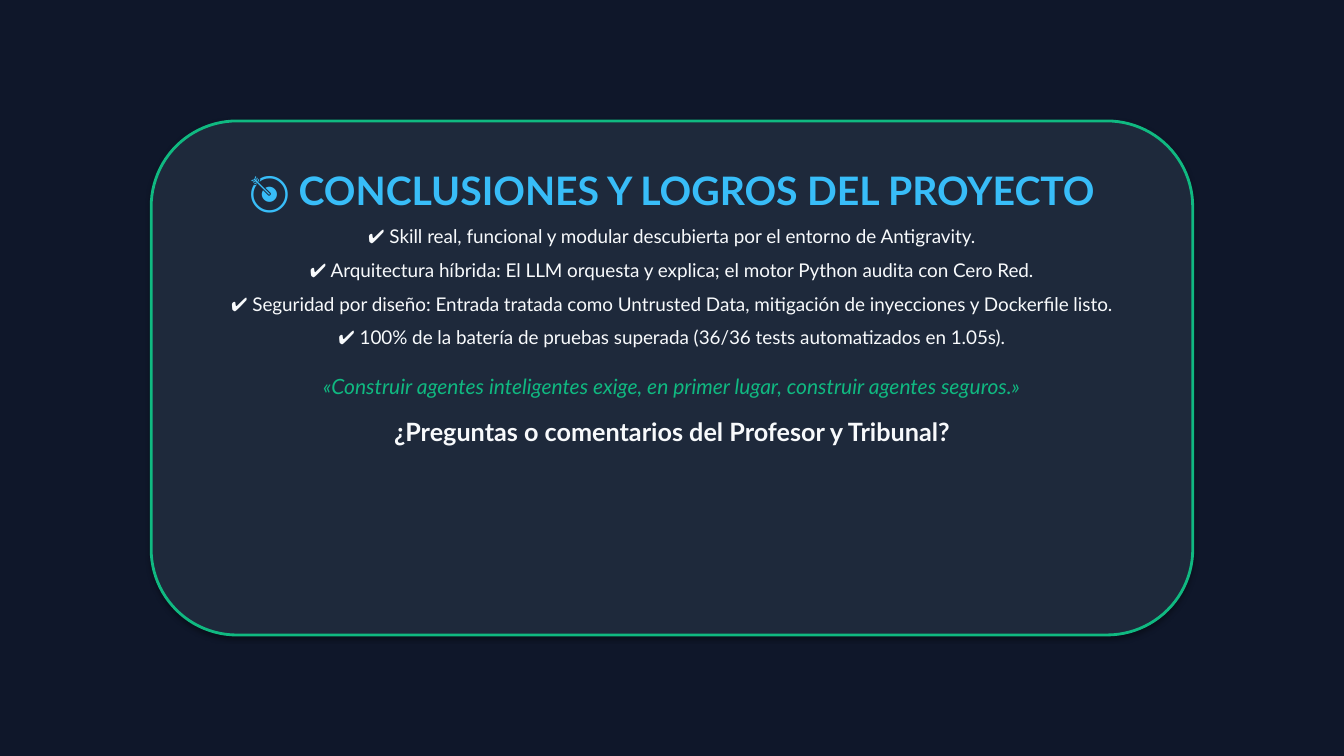
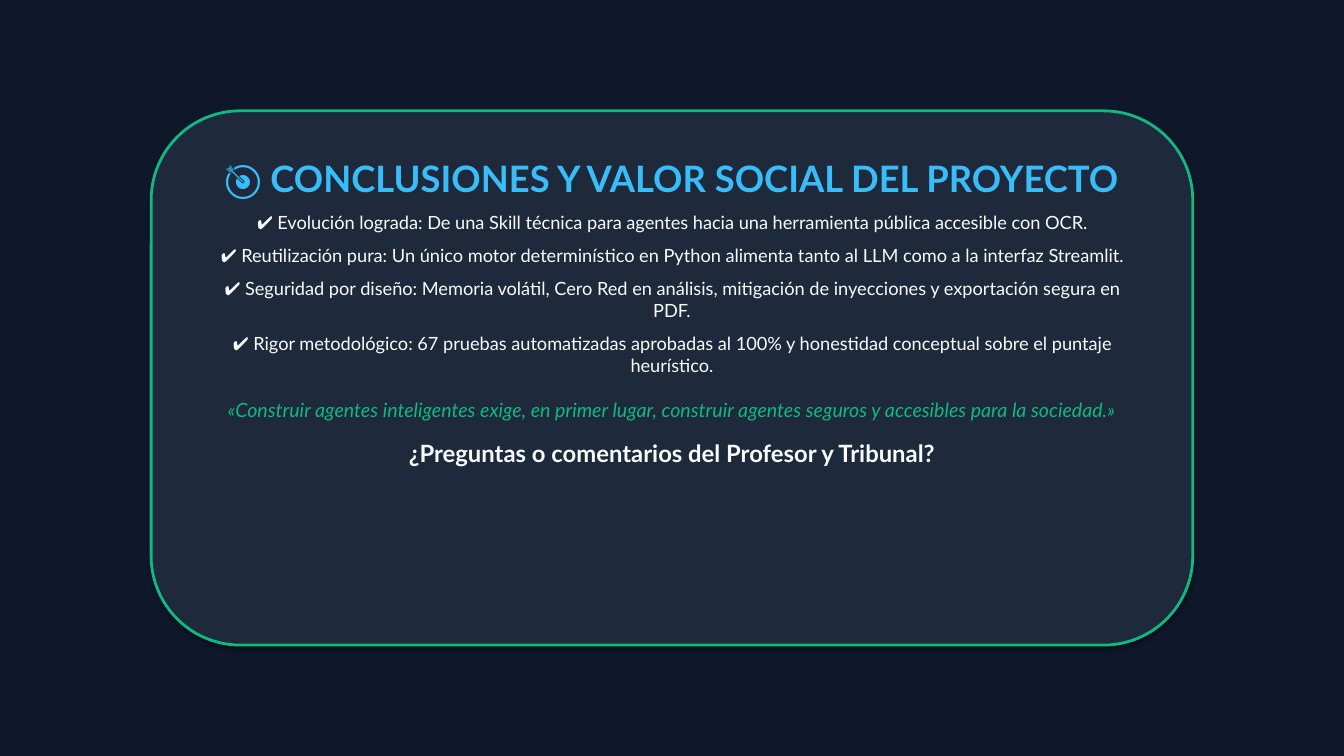
Before and after one commit to patoabarca/detective-estafas-digitales, a slide deck: slide 14 of Detective_Estafas_Digitales_Presentacion_FINAL.pptx (slide 12 before the commit). Drawn at 1344x756 pixels with LibreOffice and Linux fonts; fonts in the diff are those of the drawing. Boxes give left, top, right and bottom in pixels: in the first picture for what was removed or moved away, otherwise in the second. Text is boxed around its words. In the diff, an @@ line names an element or a change of style, - is before the commit and + after.

```diff
--- a/Detective_Estafas_Digitales_Presentacion_FINAL.pptx
+++ b/Detective_Estafas_Digitales_Presentacion_FINAL.pptx
@@ rounded rectangle: place and size @@
-rounded rectangle at bbox=[151, 121, 1193, 635]
+rounded rectangle at bbox=[151, 111, 1193, 645]
@@ text "🎯 CONCLUSIONES Y VALOR SOCIAL ...": place and size @@
-text "🎯 CONCLUSIONES Y VALOR SOCIAL ..." at bbox=[252, 176, 1112, 445]
+text "🎯 CONCLUSIONES Y VALOR SOCIAL ..." at bbox=[228, 165, 1124, 467]
@@ text at bbox=[228, 165, 1124, 421]: text changed; size 13.5 to 13 pt @@
-🎯 CONCLUSIONES Y LOGROS DEL PROYECTO
-✔ Skill real, funcional y modular descubierta por el entorno de Antigravity.
-✔ Arquitectura híbrida: El LLM orquesta y explica; el motor Python audita con Cero Red.
-✔ Seguridad por diseño: Entrada tratada como Untrusted Data, mitigación de inyecciones y Dockerfile listo.
-✔ 100% de la batería de pruebas superada (36/36 tests automatizados en 1.05s).
-«Construir agentes inteligentes exige, en primer lugar, construir agentes seguros.»
+🎯 CONCLUSIONES Y VALOR SOCIAL DEL PROYECTO
+✔ Evolución lograda: De una Skill técnica para agentes hacia una herramienta pública accesible con OCR.
+✔ Reutilización pura: Un único motor determinístico en Python alimenta tanto al LLM como a la interfaz Streamlit.
+✔ Seguridad por diseño: Memoria volátil, Cero Red en análisis, mitigación de inyecciones y exportación segura en PDF.
+✔ Rigor metodológico: 67 pruebas automatizadas aprobadas al 100% y honestidad conceptual sobre el puntaje heurístico.
+«Construir agentes inteligentes exige, en primer lugar, construir agentes seguros y accesibles para la sociedad.»
@@ text at bbox=[409, 444, 934, 467]: size 18 to 17 pt in "¿Preguntas o comentarios del Profesor y Tribunal?" @@
```
Also in this commit, not shown: 8 other slides changed, 5 slides added, 3 slides removed, 38 other files.
